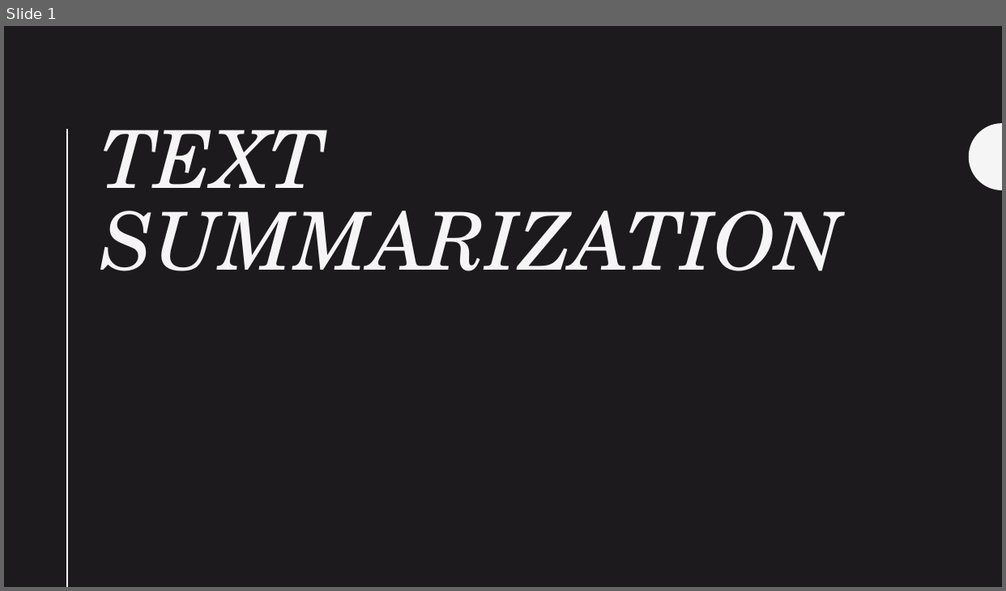
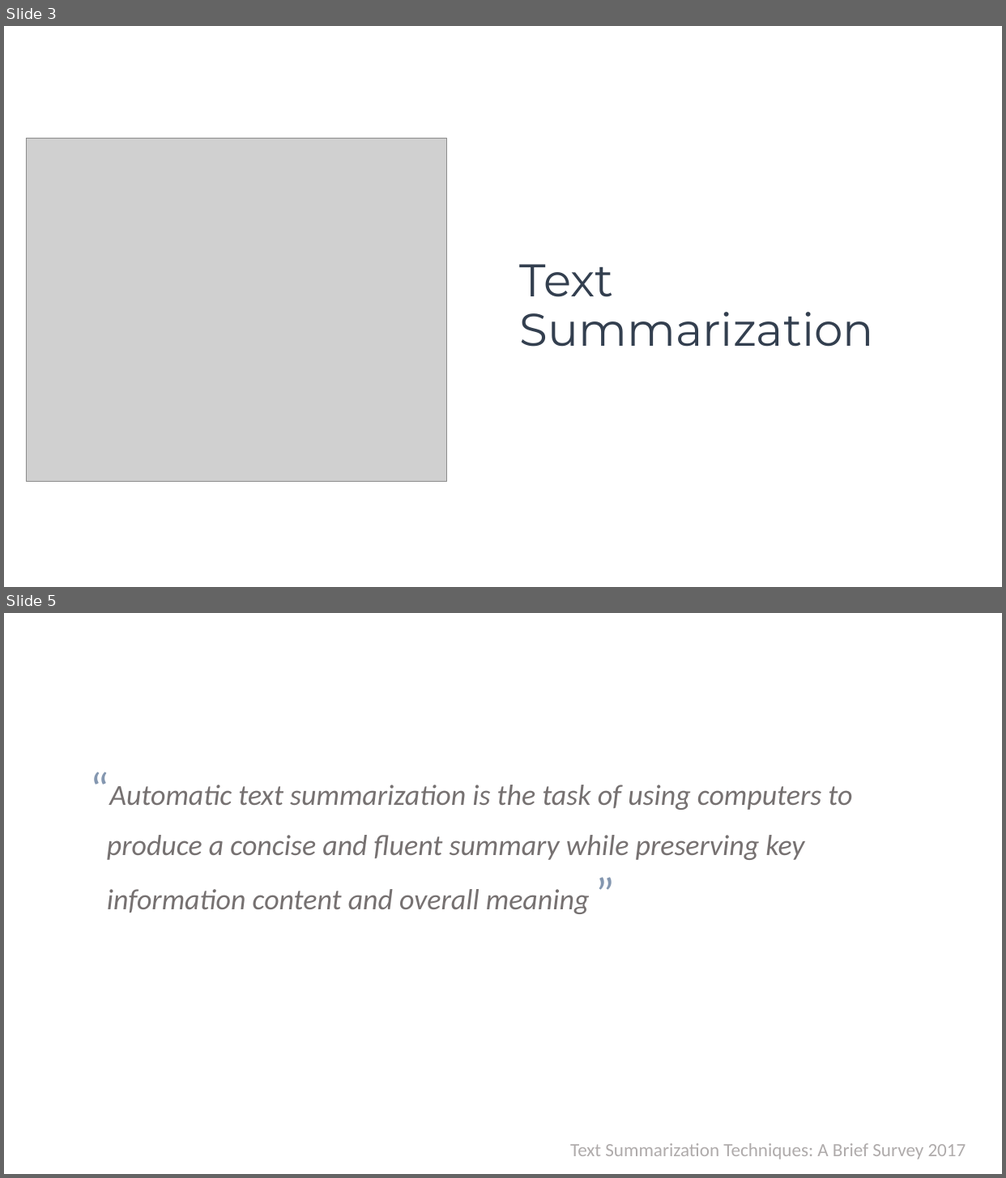
Before and after one commit to mhserry/F21AA, a slide deck: CW2/Submission/Text Summarization.pptx. Shown one above the other, each under a label of ours: slide 1 before the commit, slides 3 and 5 after it; the slides between them are not shown. The pictures are 1006x591 and 1006x1178 pixels, drawn with LibreOffice and Linux fonts; fonts in the diff are those of the drawing; grey boxes stand for pictures. Boxes give left, top, right and bottom in pixels: in the first picture for what was removed or moved away, otherwise in the second. Text is boxed around its words. In the diff, an @@ line names an element or a change of style, - is before the commit and + after.

```diff
--- a/CW2/Submission/Text Summarization.pptx
+++ b/CW2/Submission/Text Summarization.pptx
@@ slide 5 added at box(4, 613, 1002, 1174), background #FFFFFF @@
@@ text added at box(109, 785, 852, 810), 28 pt, text #767171, italic @@
+“Automatic text summarization is the task of using computers to
@@ text added at box(107, 835, 804, 860), 28 pt, text #767171, italic @@
+produce a concise and fluent summary while preserving key
@@ text added at box(107, 889, 590, 914), 28 pt, text #767171, italic @@
+information content and overall meaning ”
@@ text added at box(570, 1144, 966, 1160), 18 pt, text #AFABAB @@
+Text Summarization Techniques: A Brief Survey 2017
@@ what was slide 1 is now slide 3 @@
@@ slide 3 changed as well @@
@@ background #1D1A1D to #FFFFFF @@
@@ picture added at box(27, 139, 447, 482) @@
@@ line removed from (68, 130) to (68, 587) @@
@@ freeform shape removed at box(969, 123, 1002, 190) @@
@@ title "Text Summarization" at box(520, 264, 874, 347): vertical alignment top to middle @@
@@ title at box(520, 264, 874, 347): text changed; size 77 to 44 pt; font TeX Gyre Schola to Montserrat; text colour #F5F5F5 to #333F50; italic off @@
-TEXT SUMMARIZATION
+Text Summarization
```
Also in this commit, not shown: 1 other slide changed, 23 other slides added, 8 slides removed, 3 other files.
